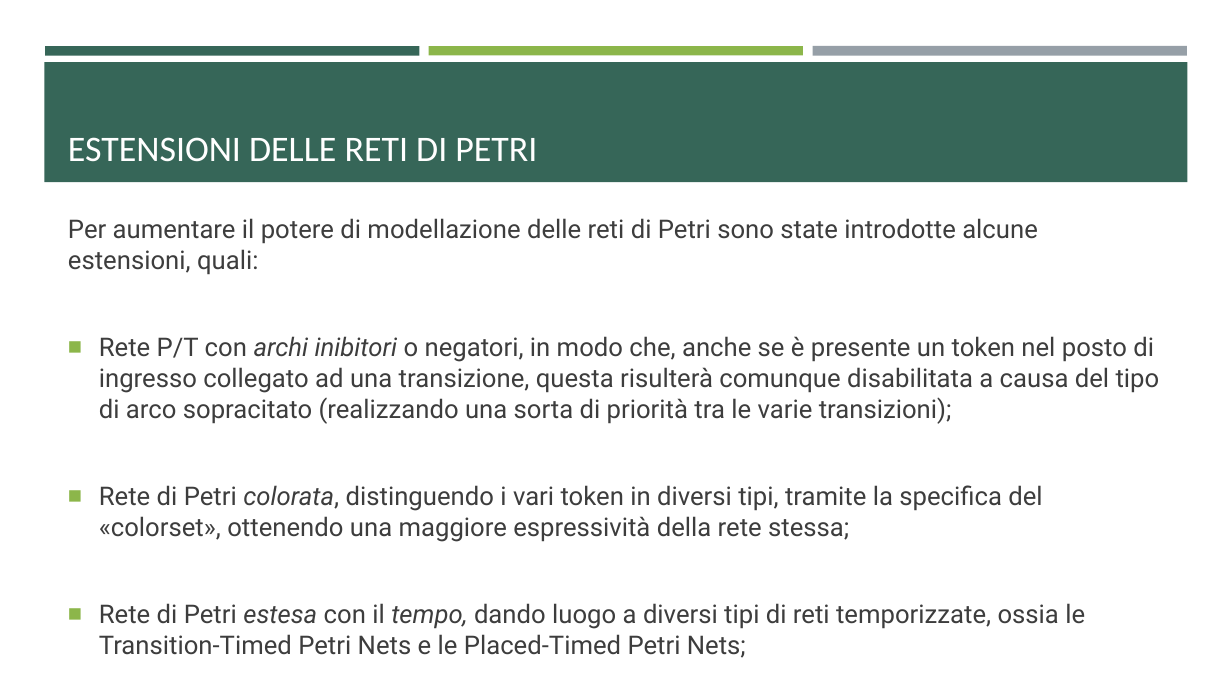
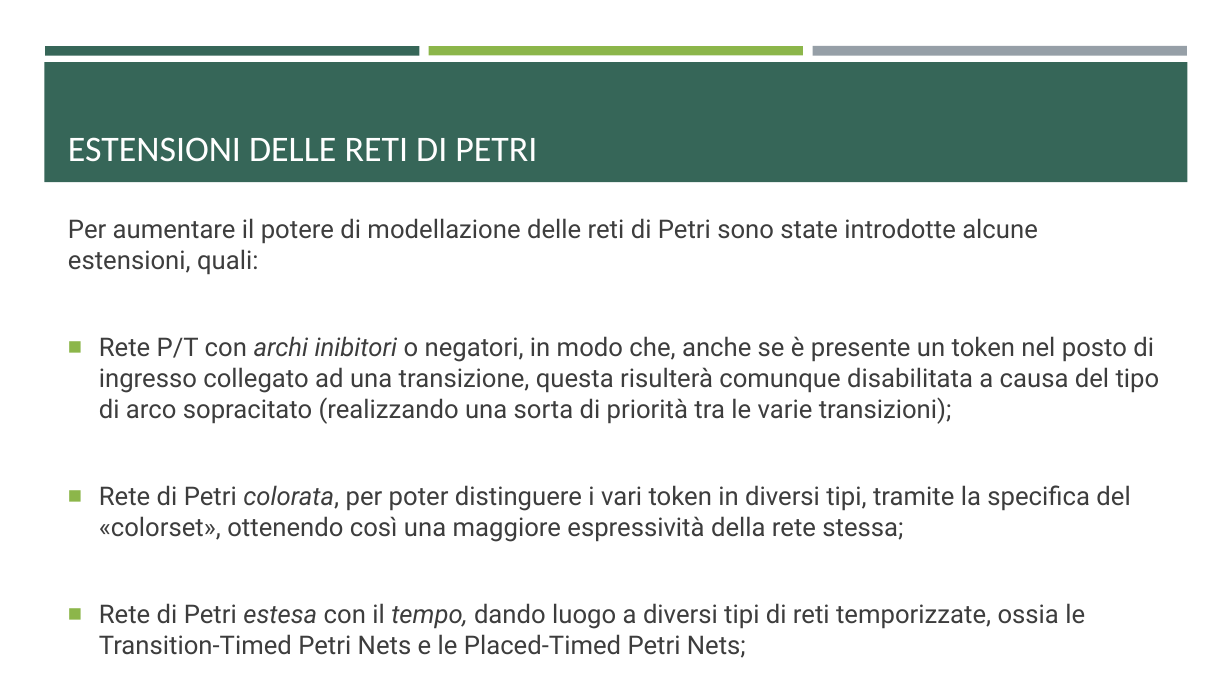
Before and after one commit to ivochan/RecirculatingPalletWarehouse, a slide deck: slide 28 of Reti di Petri.pptx. Drawn at 1232x693 pixels with LibreOffice and Linux fonts; fonts in the diff are those of the drawing. Boxes give left, top, right and bottom in pixels: in the first picture for what was removed or moved away, otherwise in the second. Text is boxed around its words. In the diff, an @@ line names an element or a change of style, - is before the commit and + after.

```diff
--- a/Reti di Petri.pptx
+++ b/Reti di Petri.pptx
@@ text at (99, 485, 1130, 542): text changed @@
-■ Rete di Petri colorata, distinguendo i vari token in diversi tipi, tramite la specifica del «colorset», ottenendo una maggiore espressività della rete stessa;
+■ Rete di Petri colorata, per poter distinguere i vari token in diversi tipi, tramite la specifica del «colorset», ottenendo così una maggiore espressività della rete stessa;
```
Also in this commit, not shown: 20 other slides changed, 8 slides added, 2 slides removed, 11 other files.
